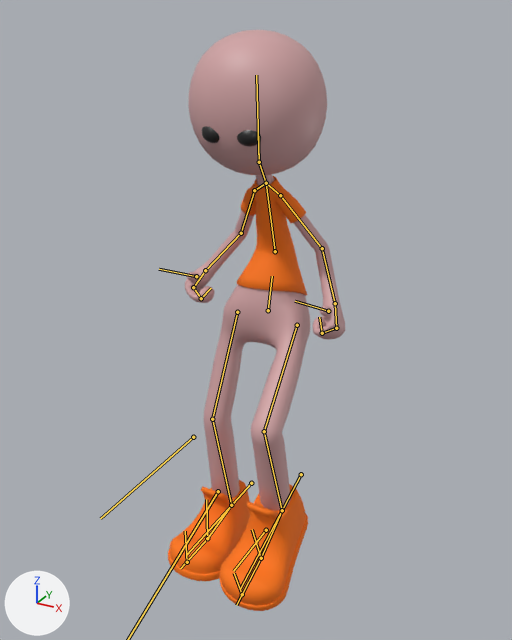
Renders of the glTF model public/dummy.gltf from each side of a commit.
The view is the same before and after, from a 50 mm camera at (1.28, -2.44, 2.32) aimed at (0.0, -0.11, 1.15). The axes (+X, +Y, +Z) are drawn at lower left. The lights are the same throughout. Both versions are drawn at frame 23 of the action 'Walk'; the numbers are the values there. The bones that bend it are drawn over the model as lines.

Objects in the first picture: 'BodyD', 'EyesD', 'HeadD', 'ShirtD', 'ShoesD'.
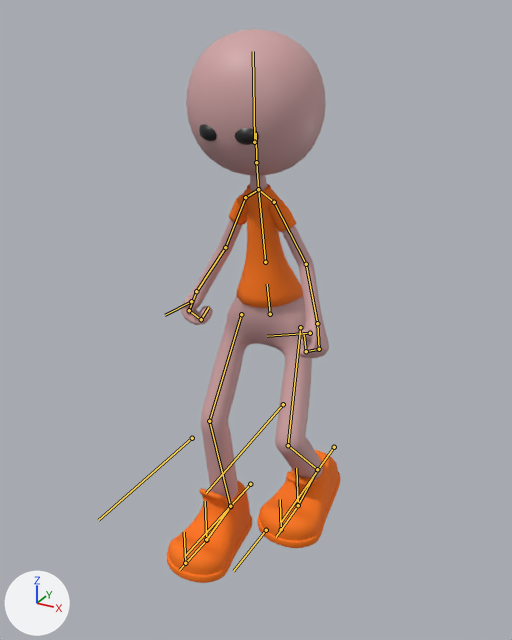
Changed parts and their boxes (x1, y1, x2, y2) in the pictures (512 x 640 px):
'BodyD', posed (7% narrower): before (185, 174, 345, 511); after (181, 175, 329, 500)
'HeadD', posed: before (188, 30, 327, 175); after (186, 29, 326, 176)
'ShoesD', posed (24% wider): before (168, 480, 308, 611); after (167, 450, 341, 583)
'ShirtD', posed: before (237, 176, 307, 296); after (229, 184, 303, 308)
'EyesD', posed: before (202, 126, 261, 147); after (199, 124, 259, 145)
bone 'Spine1', root to tip: before (268, 310) to (272, 276); after (270, 314) to (267, 284)
bone 'Spine2', root to tip: before (275, 251) to (266, 183); after (265, 262) to (258, 189)
bone 'Shoulder.L', root to tip: before (266, 183) to (280, 195); after (258, 189) to (274, 202)
bone 'Bicep.L', root to tip: before (280, 195) to (322, 248); after (274, 202) to (306, 264)
bone 'Forearm.L', root to tip: before (322, 248) to (335, 303); after (306, 264) to (317, 323)
bone 'Neck', root to tip: before (266, 183) to (259, 162); after (258, 189) to (256, 162)
bone 'Head', root to tip: before (259, 162) to (258, 133); after (256, 162) to (256, 133)
bone 'Shoulder.R', root to tip: before (266, 183) to (254, 190); after (258, 189) to (245, 197)
bone 'Bicep.R', root to tip: before (254, 190) to (241, 233); after (245, 197) to (225, 247)
bone 'Forearm.R', root to tip: before (241, 233) to (205, 270); after (225, 247) to (196, 291)
bone 'Thigh.L', root to tip: before (297, 325) to (264, 431); after (300, 327) to (288, 445)
bone 'Foot.L', root to tip: before (282, 510) to (261, 558); after (317, 469) to (298, 505)
bone 'Thigh.R', root to tip: before (237, 312) to (212, 419); after (241, 314) to (209, 421)
bone 'Calf.R', root to tip: before (212, 419) to (231, 505); after (209, 421) to (230, 506)

What the commit changed:
Bone 'Spine1' (bone_spine1) moves from (0.0, -0.043, 0.0) to (0.0, -0.067, -0.018).
Bone 'Spine1' (bone_spine1) turns from (-14, 0, 0) to (10, 0, 0) degrees about its own x, y and z.
Bone 'Spine2' (bone_spine2) turns from (30, 0, 0) to (0, 0, 0) degrees about its own x, y and z.
Bone 'Shoulder.L' (bone_shoulder_l) turns from (1, 5, -7) to (0, 2, -2) degrees about its own x, y and z.
Bone 'Bicep.L' (bone_bicep_l) turns from (-61, 70, -49) to (-90, 70, -90) degrees about its own x, y and z.
Bone 'Forearm.L' (bone_forearm_l) turns from (45, -7, -7) to (27, 0, 0) degrees about its own x, y and z.
Bone 'Neck' (bone_neck) turns from (16, 0, 0) to (0, 0, 0) degrees about its own x, y and z.
Bone 'Head' (bone_head) turns from (-28, 0, 0) to (-9, 0, 0) degrees about its own x, y and z.
Bone 'Shoulder.R' (bone_shoulder_r) turns from (-2, 8, -7) to (0, 2, -2) degrees about its own x, y and z.
Bone 'Bicep.R' (bone_bicep_r) turns from (-58, -70, 49) to (-90, -70, 90) degrees about its own x, y and z.
Bone 'Forearm.R' (bone_forearm_r) turns from (34, 7, 7) to (18, 0, 0) degrees about its own x, y and z.
Bone 'Thigh.L' (bone_thigh_l) turns from (-38, -2, -5) to (-38, -4, -5) degrees about its own x, y and z.
Bone 'Foot.L' (bone_foot_l) turns from (5, 4, 0) to (-34, 6, 1) degrees about its own x, y and z.
Bone 'Thigh.R' (bone_thigh_r) turns from (-2, 0, 2) to (-32, 3, 2) degrees about its own x, y and z.
Bone 'Calf.R' (bone_calf_r) turns from (24, 1, -3) to (31, 1, -4) degrees about its own x, y and z.
